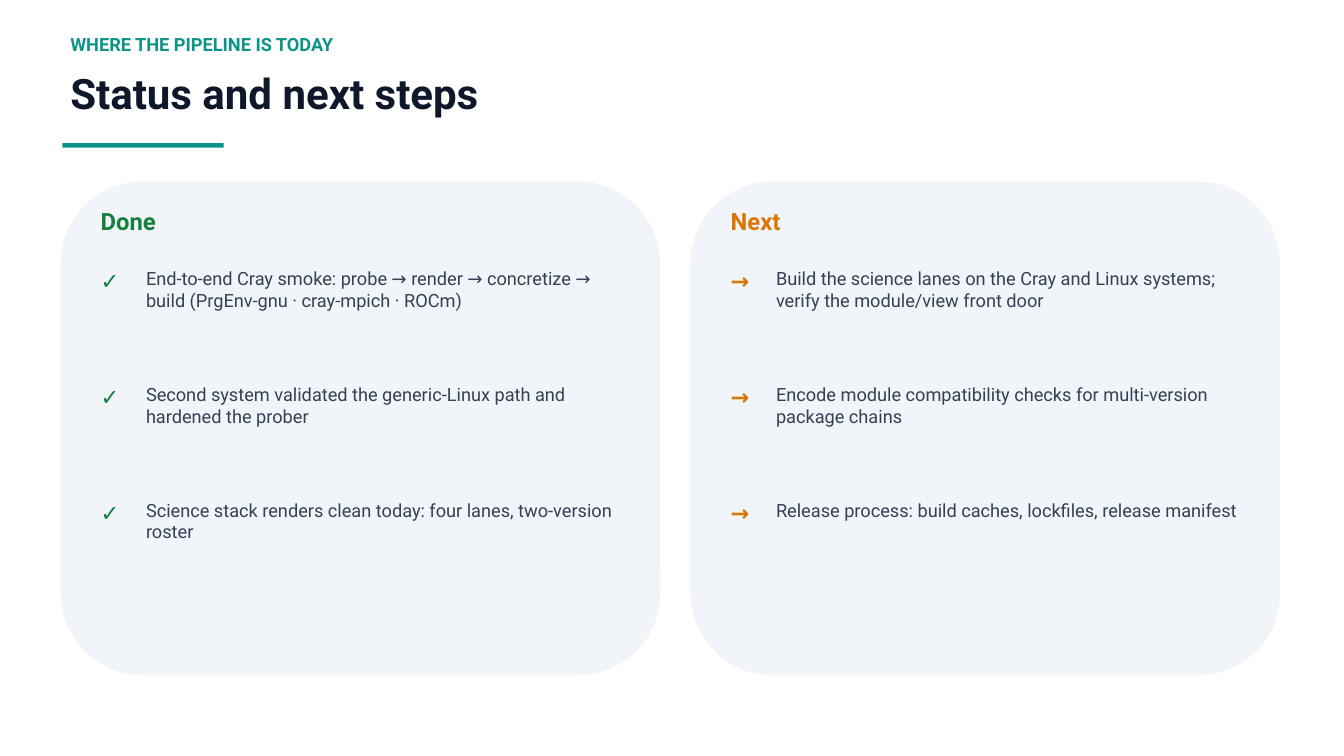
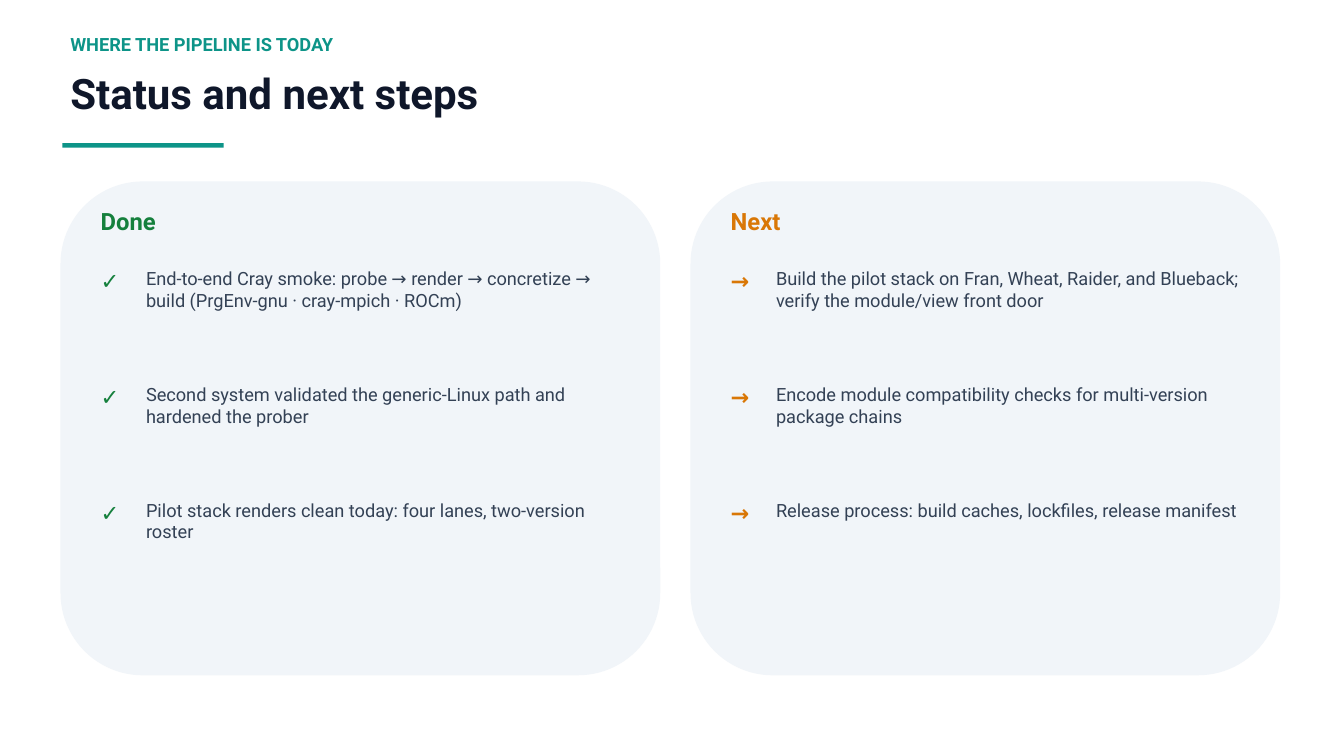
Before and after one commit to ray12514/stack-planning, a slide deck: slide 9 of presentations/cse_lanes_model.pptx (slide 8 before the commit). Drawn at 1344x756 pixels with LibreOffice and Linux fonts; fonts in the diff are those of the drawing. Boxes give left, top, right and bottom in pixels: in the first picture for what was removed or moved away, otherwise in the second. Text is boxed around its words. In the diff, an @@ line names an element or a change of style, - is before the commit and + after.

Commit message:
Pilot systems slide: correct hardware, focus on the accelerated nodes
The pilot targets each system's accelerated node type, so the cards now
name that node's CPU and accelerator rather than the standard-node CPU
and the visualization GPUs. Blueback AI/ML nodes are MI300A APUs (96
cores), not Genoa 9654 with an L40; Raider and Wheat MLA nodes carry
A100s, not the A40 visualization cards; Fran carries H200s, not the
L40S quoted in the public upcoming blurb. Operating systems added:
SLES, RHEL 9, RHEL 8, RHEL 8. Coverage line now leads with the OS
spread.

```diff
--- a/presentations/cse_lanes_model.pptx
+++ b/presentations/cse_lanes_model.pptx
@@ text at [776,271,1238,311]: text changed @@
-Build the science lanes on the Cray and Linux systems; verify the module/view front door
+Build the pilot stack on Fran, Wheat, Raider, and Blueback; verify the module/view front door
@@ text at [146,503,585,538]: text changed @@
-Science stack renders clean today: four lanes, two-version roster
+Pilot stack renders clean today: four lanes, two-version roster
```
Also in this commit, not shown: 1 other slide changed, 1 slide added, 3 other files.
